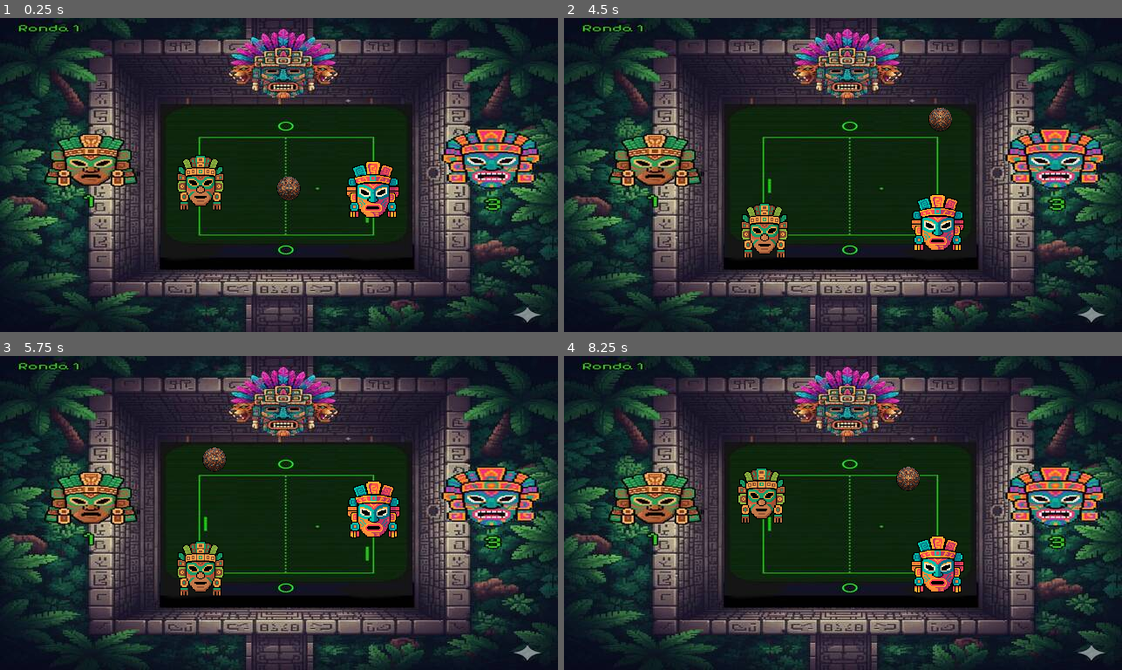
Above: before the commit, frames 1-4 (two rows, left to right).
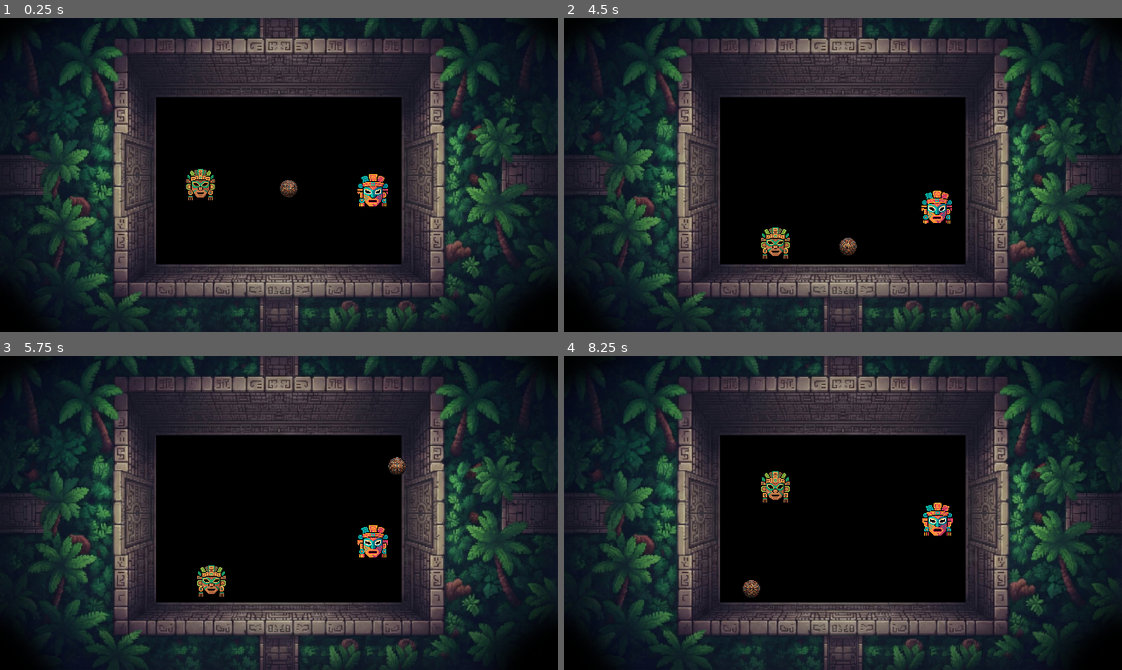
Above: after the commit, the same moments.

Repository: codigoneuro/balamball.games
Game: Godot game, scene res://Scenes/board.tscn
Two runs of this game, one before a commit and one after it. Both use one fixed random seed, a clock stepped at 60 frames per second and the inputs below.
Inputs:
- Up to frame 1 (0.25 s): no input
- Up to frame 2 (4.5 s): hold Up (up) 0.53-1.28 s; hold Down (down) 1.28-2.03 s; hold Up (up) 2.03-3.53 s; hold Down (down) from 3.53 s (still down)
- Up to frame 3 (5.75 s): keep holding Down (down)
- Up to frame 4 (8.25 s): release Down (down) at 5.78 s; hold Up (up) 5.78-8.03 s; hold Down (down) from 8.03 s (still down)

The runs differ from the first frame. In frame 1, 56% of the frame differs, in the area x 0-100%, y 0-100%; in frame 2, 56%; in frame 3, 56%; in frame 4, 56%.

Commit message:
add background final

Diff:
--- a/balam-ball/Scenes/Player.tscn
+++ b/balam-ball/Scenes/Player.tscn
@@ -4,13 +4,14 @@
 [ext_resource type="Texture2D" uid="uid://k2w5ypu5or6p" path="res://Characters/Balam.png" id="2_kyqiw"]
 
 [sub_resource type="CircleShape2D" id="CircleShape2D_kyqiw"]
-radius = 36.013885
+radius = 24.083189
 
 [node name="Balam" type="CharacterBody2D" unique_id=2899691 groups=["Balam"]]
 script = ExtResource("1_kyqiw")
 
 [node name="Sprite2D" type="Sprite2D" parent="." unique_id=194443356]
-scale = Vector2(0.08, 0.08)
+position = Vector2(0, 2)
+scale = Vector2(0.05, 0.047)
 texture = ExtResource("2_kyqiw")
 
 [node name="CollisionShape2D" type="CollisionShape2D" parent="." unique_id=1334250930]
--- a/balam-ball/Scenes/ball.tscn
+++ b/balam-ball/Scenes/ball.tscn
@@ -4,7 +4,7 @@
 [ext_resource type="Script" uid="uid://ink87sgsn71s" path="res://Scripts/ball.gd" id="1_ij5cq"]
 
 [sub_resource type="CircleShape2D" id="CircleShape2D_ij5cq"]
-radius = 300.04163
+radius = 59.999992
 
 [node name="Ball" type="CharacterBody2D" unique_id=1493512876]
 scale = Vector2(0.25, 0.25)
@@ -12,10 +12,9 @@
 script = ExtResource("1_ij5cq")
 
 [node name="Sprite2D" type="Sprite2D" parent="." unique_id=985884316]
-scale = Vector2(0.2, 0.2)
+scale = Vector2(0.15, 0.15)
 texture = ExtResource("1_d60mj")
 
 [node name="CollisionShape2D" type="CollisionShape2D" parent="." unique_id=1972106155]
-position = Vector2(0, -1)
-scale = Vector2(0.2, 0.2)
+scale = Vector2(0.8, 0.8)
 shape = SubResource("CircleShape2D_ij5cq")
--- a/balam-ball/Scenes/board.tscn
+++ b/balam-ball/Scenes/board.tscn
@@ -1,6 +1,6 @@
 [gd_scene format=3 uid="uid://br4bobvux3068"]
 
-[ext_resource type="Texture2D" uid="uid://gk4pvjkt1m38" path="res://Background/backgroun-testing.jpg" id="1_tnbny"]
+[ext_resource type="Texture2D" uid="uid://dpidsm386h6jm" path="res://Characters/ver2.png" id="1_shhme"]
 [ext_resource type="PackedScene" uid="uid://dptdrrpn3igqq" path="res://Scenes/Player.tscn" id="2_2wvcj"]
 [ext_resource type="PackedScene" uid="uid://jfg4gyf6yon" path="res://Scenes/tezcat.tscn" id="3_uh3b8"]
 [ext_resource type="PackedScene" uid="uid://bmgghpyqmqe5g" path="res://Scenes/ball.tscn" id="4_shhme"]
@@ -20,7 +20,7 @@
 [node name="Board" type="Node2D" unique_id=1693222382]
 
 [node name="Sprite2D" type="Sprite2D" parent="." unique_id=481310172]
-texture = ExtResource("1_tnbny")
+texture = ExtResource("1_shhme")
 
 [node name="Camera2D" type="Camera2D" parent="." unique_id=49251775]
 
--- a/balam-ball/Scenes/tezcat.tscn
+++ b/balam-ball/Scenes/tezcat.tscn
@@ -4,14 +4,14 @@
 [ext_resource type="Texture2D" uid="uid://c61pklamncr5t" path="res://Characters/tezcat.png" id="2_y2m1b"]
 
 [sub_resource type="CircleShape2D" id="CircleShape2D_2jysc"]
-radius = 37.12142
+radius = 26.0
 
 [node name="Tezcat" type="CharacterBody2D" unique_id=14505957]
 script = ExtResource("1_y2m1b")
 
 [node name="Sprite2D" type="Sprite2D" parent="." unique_id=1968003714]
 position = Vector2(-4.2000003, 8.100006)
-scale = Vector2(0.089062504, 0.08417969)
+scale = Vector2(0.053, 0.05)
 texture = ExtResource("2_y2m1b")
 
 [node name="CollisionShape2D" type="CollisionShape2D" parent="." unique_id=1904419299]
Binary file added: balam-ball/Characters/ver2.png
Not shown, added: balam-ball/Characters/ver2.png.import
